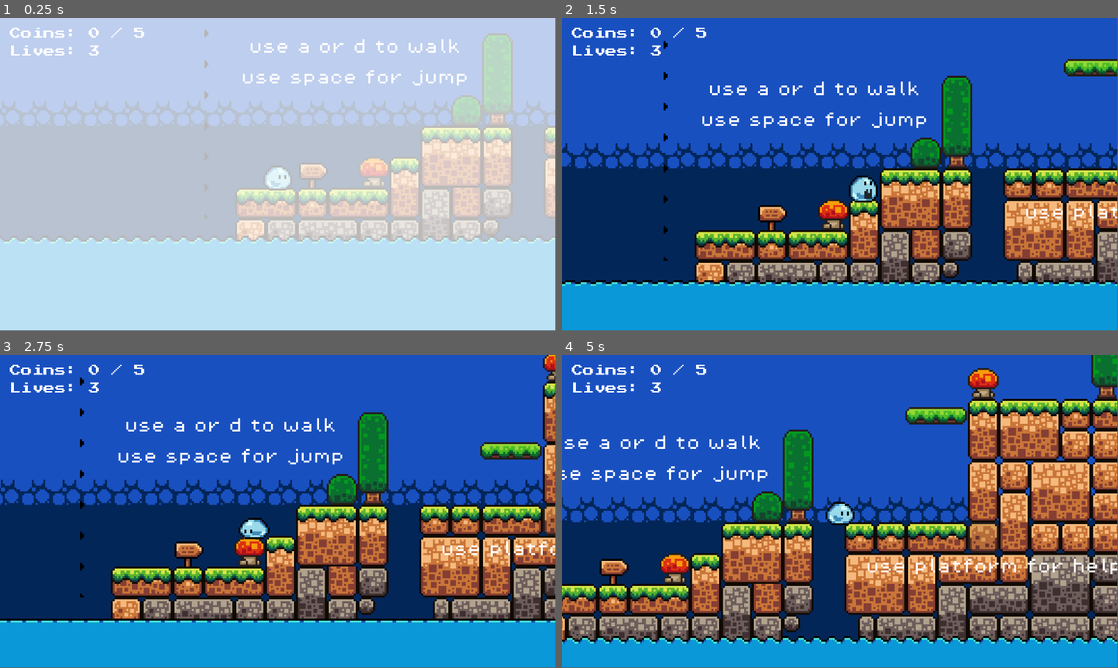
Above: before the commit, frames 1-4 (two rows, left to right).
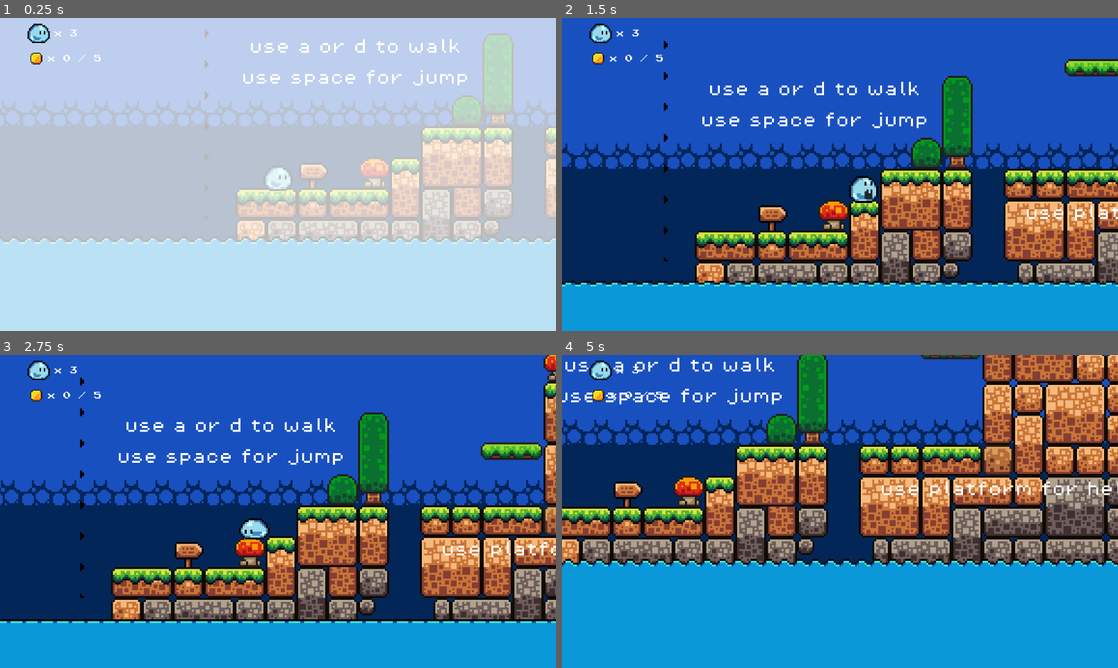
Above: after the commit, the same moments.

Repository: Hickham-Amwala/Game_Sui
Game: Godot game, scene res://scenes/stage1.tscn
The game is run twice, just before and just after one commit, with the same random seed, the same clock (stepped at 60 frames per second) and the same inputs.
Inputs (mouse positions are in pixels of both pictures, inside the frame that each line leads up to):
- Up to frame 1 (0.25 s): no input
- Up to frame 2 (1.5 s): hold D (move right) from 0.53 s (still down); tap K (attack) at 0.6, 1.35 s; tap Space (jump) at 0.77 s
- Up to frame 3 (2.75 s): tap Space (jump) at 1.52 s; release D (move right) at 2.03 s; hold A (move left) from 2.03 s (still down); tap K (attack) at 2.1 s
- Up to frame 4 (5 s): release A (move left) at 2.78 s; hold D (move right) 2.78-4.25 s; tap K (attack) at 2.85, 3.6 s; tap Space (jump) at 3.02, 3.77 s; tap Escape (ui_cancel) at 4.15 s; click (840, 505) at 4.25 s, where only the run after the commit has a clickable "Resume"
In our replay, the window is 799x449 before the commit and 800x450 after it. These sizes can differ from the game's own. Grey fills any space a smaller window leaves; there, only what the larger window draws over its background counts as a difference.

The runs differ from the first frame. In frame 1, 1.9% of the frame differs, in the area x 0-100%, y 1-72%; in frame 2, 9.1%; in frame 3, 9.6%; in frame 4, 74%, in the area x 0-100%, y 0-93%.

Commit message:
penambahan option dan pause menu

Diff:
--- a/sui/default_bus_layout.tres
+++ b/sui/default_bus_layout.tres
@@ -1,4 +1,7 @@
-[gd_resource type="AudioBusLayout" format=3 uid="uid://cn3jpoigflwvq"]
+[gd_resource type="AudioBusLayout" load_steps=2 format=3 uid="uid://cn3jpoigflwvq"]
+
+[sub_resource type="AudioEffectLowPassFilter" id="AudioEffectLowPassFilter_j3pel"]
+resource_name = "LowPassFilter"
 
 [resource]
 bus/1/name = &"Music"
@@ -7,6 +10,8 @@
 bus/1/bypass_fx = false
 bus/1/volume_db = -1.9147635
 bus/1/send = &"Master"
+bus/1/effect/0/effect = SubResource("AudioEffectLowPassFilter_j3pel")
+bus/1/effect/0/enabled = false
 bus/2/name = &"SFX"
 bus/2/solo = false
 bus/2/mute = false
--- a/sui/project.godot
+++ b/sui/project.godot
@@ -18,6 +18,12 @@
 [autoload]
 
 Global="*res://scripts/Global.gd"
+MusicController="*res://scenes/music_controller.tscn"
+
+[display]
+
+window/stretch/mode="viewport"
+window/stretch/scale_mode="integer"
 
 [input]
 
--- a/sui/scenes/fade_transition.tscn
+++ b/sui/scenes/fade_transition.tscn
@@ -58,6 +58,7 @@
 anchor_bottom = 1.0
 grow_horizontal = 2
 grow_vertical = 2
+mouse_filter = 2
 color = Color(0, 0, 0, 0)
 
 [node name="AnimationPlayer" type="AnimationPlayer" parent="."]
--- a/sui/scenes/main_menu.tscn
+++ b/sui/scenes/main_menu.tscn
@@ -6,7 +6,6 @@
 [ext_resource type="Texture2D" uid="uid://bt3bqfpfxiei8" path="res://asset/MainMenu/BtnArrowHover.png" id="4_8ln24"]
 [ext_resource type="FontFile" uid="uid://bkw1sndk0dkgc" path="res://asset/Fonts/PressStart2P-Regular.ttf" id="4_wu84c"]
 [ext_resource type="PackedScene" uid="uid://dry5hylvuosuf" path="res://scenes/fade_transition.tscn" id="6_rtw2f"]
-[ext_resource type="AudioStream" uid="uid://cg76jctuu0c4k" path="res://asset/Music/stage 2.mp3" id="7_oa1go"]
 
 [sub_resource type="StyleBoxTexture" id="StyleBoxTexture_ekxnf"]
 texture = ExtResource("1_ekxnf")
@@ -181,14 +180,7 @@
 [node name="FadeTransition" parent="." instance=ExtResource("6_rtw2f")]
 visible = false
 layout_mode = 1
-
-[node name="musik" type="AudioStreamPlayer2D" parent="."]
-unique_name_in_owner = true
-stream = ExtResource("7_oa1go")
-autoplay = true
-max_distance = 4096.0
-attenuation = 1e-05
-bus = &"Music"
+mouse_filter = 2
 
 [connection signal="pressed" from="HBoxContainer/LeftArrow" to="." method="_on_left_arrow_pressed"]
 [connection signal="pressed" from="HBoxContainer/ButtonContainer/Start" to="." method="_on_start_button_pressed"]
--- /dev/null
+++ b/sui/scenes/music_controller.tscn
@@ -0,0 +1,12 @@
+[gd_scene load_steps=3 format=3 uid="uid://dn037qwn8v5tr"]
+
+[ext_resource type="AudioStream" uid="uid://cg76jctuu0c4k" path="res://asset/Music/stage 2.mp3" id="1_86cwe"]
+[ext_resource type="Script" uid="uid://4xir3qftes3r" path="res://scripts/music_controller.gd" id="1_nuwea"]
+
+[node name="MusicController" type="Node"]
+script = ExtResource("1_nuwea")
+
+[node name="AudioStreamPlayer" type="AudioStreamPlayer" parent="."]
+stream = ExtResource("1_86cwe")
+autoplay = true
+bus = &"Music"
--- /dev/null
+++ b/sui/scenes/options_menu.tscn
@@ -0,0 +1,109 @@
+[gd_scene load_steps=7 format=3 uid="uid://dske11r146lvc"]
+
+[ext_resource type="Script" uid="uid://di482122m8r00" path="res://scripts/options_menu.gd" id="1_ijpji"]
+[ext_resource type="FontFile" uid="uid://bkw1sndk0dkgc" path="res://asset/Fonts/PressStart2P-Regular.ttf" id="1_liyum"]
+[ext_resource type="Texture2D" uid="uid://chknlv7ofgkvi" path="res://asset/MainMenu/Option_bg.png" id="2_lfjc7"]
+[ext_resource type="PackedScene" uid="uid://dry5hylvuosuf" path="res://scenes/fade_transition.tscn" id="4_lfjc7"]
+
+[sub_resource type="StyleBoxTexture" id="StyleBoxTexture_3xsyx"]
+texture = ExtResource("2_lfjc7")
+
+[sub_resource type="StyleBoxFlat" id="StyleBoxFlat_3xsyx"]
+bg_color = Color(0, 0, 0, 0.6431373)
+border_width_left = 5
+border_width_top = 5
+border_width_right = 5
+border_width_bottom = 5
+corner_radius_top_left = 5
+corner_radius_top_right = 5
+corner_radius_bottom_right = 5
+corner_radius_bottom_left = 5
+
+[node name="OptionsMenu" type="Control"]
+layout_mode = 3
+anchors_preset = 15
+anchor_right = 1.0
+anchor_bottom = 1.0
+grow_horizontal = 2
+grow_vertical = 2
+script = ExtResource("1_ijpji")
+
+[node name="Panel" type="Panel" parent="."]
+layout_mode = 1
+anchors_preset = 15
+anchor_right = 1.0
+anchor_bottom = 1.0
+grow_horizontal = 2
+grow_vertical = 2
+theme_override_styles/panel = SubResource("StyleBoxTexture_3xsyx")
+metadata/_edit_use_anchors_ = true
+
+[node name="Panel2" type="Panel" parent="."]
+layout_mode = 1
+anchors_preset = 8
+anchor_left = 0.5
+anchor_top = 0.5
+anchor_right = 0.5
+anchor_bottom = 0.5
+offset_left = -267.0
+offset_top = -170.5
+offset_right = 267.0
+offset_bottom = 170.5
+grow_horizontal = 2
+grow_vertical = 2
+theme_override_styles/panel = SubResource("StyleBoxFlat_3xsyx")
+
+[node name="VBoxContainer" type="VBoxContainer" parent="."]
+layout_mode = 1
+anchors_preset = 8
+anchor_left = 0.5
+anchor_top = 0.5
+anchor_right = 0.5
+anchor_bottom = 0.5
+offset_left = -192.0
+offset_top = -148.0
+offset_right = 192.0
+offset_bottom = 148.0
+grow_horizontal = 2
+grow_vertical = 2
+theme_override_constants/separation = 40
+alignment = 1
+
+[node name="Label" type="Label" parent="VBoxContainer"]
+layout_mode = 2
+theme_override_fonts/font = ExtResource("1_liyum")
+theme_override_font_sizes/font_size = 32
+text = "Music Volume"
+
+[node name="MusicSlider" type="HSlider" parent="VBoxContainer"]
+layout_mode = 2
+max_value = 1.0
+step = 0.05
+value = 1.0
+
+[node name="Label2" type="Label" parent="VBoxContainer"]
+layout_mode = 2
+theme_override_fonts/font = ExtResource("1_liyum")
+theme_override_font_sizes/font_size = 32
+text = "SFX Volume"
+
+[node name="SfxSlider" type="HSlider" parent="VBoxContainer"]
+layout_mode = 2
+max_value = 1.0
+step = 0.05
+value = 1.0
+
+[node name="BackButton" type="Button" parent="VBoxContainer"]
+layout_mode = 2
+theme_override_fonts/font = ExtResource("1_liyum")
+theme_override_font_sizes/font_size = 32
+text = "Back"
+
+[node name="FadeTransition" parent="." instance=ExtResource("4_lfjc7")]
+layout_mode = 1
+grow_horizontal = 1
+grow_vertical = 1
+
+[connection signal="value_changed" from="VBoxContainer/MusicSlider" to="." method="_on_music_slider_value_changed"]
+[connection signal="value_changed" from="VBoxContainer/SfxSlider" to="." method="_on_sfx_slider_value_changed"]
+[connection signal="pressed" from="VBoxContainer/BackButton" to="." method="_on_back_button_pressed"]
--- /dev/null
+++ b/sui/scenes/pause_menu.tscn
@@ -0,0 +1,65 @@
+[gd_scene load_steps=4 format=3 uid="uid://cn206hgrtfuh2"]
+
+[ext_resource type="Script" uid="uid://bdyt37433scc" path="res://scripts/pause_menu.gd" id="1_myx47"]
+[ext_resource type="FontFile" uid="uid://bkw1sndk0dkgc" path="res://asset/Fonts/PressStart2P-Regular.ttf" id="1_n87rw"]
+[ext_resource type="PackedScene" uid="uid://dske11r146lvc" path="res://scenes/options_menu.tscn" id="3_kukqi"]
+
+[node name="PauseMenu" type="CanvasLayer"]
+process_mode = 3
+script = ExtResource("1_myx47")
+
+[node name="ColorRect" type="ColorRect" parent="."]
+anchors_preset = 15
+anchor_right = 1.0
+anchor_bottom = 1.0
+offset_left = 307.0
+offset_top = 166.0
+offset_right = -307.0
+offset_bottom = -166.0
+grow_horizontal = 2
+grow_vertical = 2
+size_flags_horizontal = 3
+size_flags_vertical = 3
+color = Color(0, 0, 0, 0.5019608)
+
+[node name="CenterContainer" type="CenterContainer" parent="."]
+anchors_preset = 15
+anchor_right = 1.0
+anchor_bottom = 1.0
+grow_horizontal = 2
+grow_vertical = 2
+
+[node name="VBoxContainer" type="VBoxContainer" parent="CenterContainer"]
+layout_mode = 2
+
+[node name="Label" type="Label" parent="CenterContainer/VBoxContainer"]
+layout_mode = 2
+theme_override_fonts/font = ExtResource("1_n87rw")
+theme_override_font_sizes/font_size = 64
+text = "Paused"
+horizontal_alignment = 1
+
+[node name="ResumeButton" type="Button" parent="CenterContainer/VBoxContainer"]
+layout_mode = 2
+theme_override_fonts/font = ExtResource("1_n87rw")
+theme_override_font_sizes/font_size = 32
+text = "Resume"
+
+[node name="OptionButton" type="Button" parent="CenterContainer/VBoxContainer"]
+layout_mode = 2
+theme_override_fonts/font = ExtResource("1_n87rw")
+theme_override_font_sizes/font_size = 32
+text = "Option"
+
+[node name="QuitButton" type="Button" parent="CenterContainer/VBoxContainer"]
+layout_mode = 2
+theme_override_fonts/font = ExtResource("1_n87rw")
+theme_override_font_sizes/font_size = 32
+text = "Quit to Menu"
+
+[node name="OptionsMenu" parent="." instance=ExtResource("3_kukqi")]
+visible = false
+
+[connection signal="pressed" from="CenterContainer/VBoxContainer/ResumeButton" to="." method="_on_resume_button_pressed"]
+[connection signal="pressed" from="CenterContainer/VBoxContainer/OptionButton" to="." method="_on_option_button_pressed"]
+[connection signal="pressed" from="CenterContainer/VBoxContainer/QuitButton" to="." method="_on_quit_button_pressed"]
--- a/sui/scenes/player.tscn
+++ b/sui/scenes/player.tscn
@@ -25,7 +25,9 @@
 [ext_resource type="Texture2D" uid="uid://bolwfdtaexsa7" path="res://asset/Sprites/Player/Slime/Walk (jump)/Mini (5).png" id="23_cs1tg"]
 [ext_resource type="AudioStream" uid="uid://3v0p2dro3mnw" path="res://asset/Sounds/jump.mp3" id="24_l71n6"]
 [ext_resource type="AudioStream" uid="uid://cs4d00n5l5f3e" path="res://asset/Sounds/hurt.wav" id="25_ke2ow"]
+[ext_resource type="Texture2D" uid="uid://1y1esbs4502c" path="res://asset/Sprites/Terrain/objects_/coin_aja.png" id="26_31cv2"]
 [ext_resource type="FontFile" uid="uid://bkw1sndk0dkgc" path="res://asset/Fonts/PressStart2P-Regular.ttf" id="26_ujl30"]
+[ext_resource type="PackedScene" uid="uid://cn206hgrtfuh2" path="res://scenes/pause_menu.tscn" id="28_pf23h"]
 
 [sub_resource type="SpriteFrames" id="SpriteFrames_tuyoq"]
 animations = [{
@@ -128,13 +130,9 @@
 radius = 8.0
 height = 28.0
 
-[sub_resource type="LabelSettings" id="LabelSettings_31cv2"]
-font = ExtResource("26_ujl30")
-font_size = 32
-
 [sub_resource type="LabelSettings" id="LabelSettings_pf23h"]
-font = ExtResource("26_ujl30")
-font_size = 32
+
+[sub_resource type="LabelSettings" id="LabelSettings_dt7fs"]
 
 [node name="Player" type="CharacterBody2D" groups=["player"]]
 z_index = 5
@@ -178,25 +176,47 @@
 [node name="CanvasLayer" type="CanvasLayer" parent="."]
 layer = 10
 
-[node name="CoinLabel" type="Label" parent="CanvasLayer"]
-offset_left = 20.0
-offset_top = 20.0
-offset_right = 372.0
+[node name="CoinContainer" type="HBoxContainer" parent="CanvasLayer"]
+offset_left = 12.0
+offset_top = 64.0
+offset_right = 254.0
+offset_bottom = 104.0
+alignment = 1
+
+[node name="TextureRect" type="TextureRect" parent="CanvasLayer/CoinContainer"]
+layout_mode = 2
+texture = ExtResource("26_31cv2")
+expand_mode = 2
+
+[node name="CoinLabel" type="Label" parent="CanvasLayer/CoinContainer"]
+layout_mode = 2
+theme_override_fonts/font = ExtResource("26_ujl30")
+theme_override_font_sizes/font_size = 32
+text = "0"
+label_settings = SubResource("LabelSettings_pf23h")
+
+[node name="LifeContainer" type="HBoxContainer" parent="CanvasLayer"]
+offset_left = -12.0
+offset_top = 12.0
+offset_right = 230.0
 offset_bottom = 52.0
-scale = Vector2(0.73391426, 0.73391426)
-text = "Coins: 0/10"
-label_settings = SubResource("LabelSettings_31cv2")
-metadata/_edit_use_anchors_ = true
-
-[node name="LifeLabel" type="Label" parent="CanvasLayer"]
-offset_left = 20.000061
-offset_top = 57.0
-offset_right = 276.0001
-offset_bottom = 102.0
-scale = Vector2(0.73391426, 0.73391426)
-text = "Lives: 3"
-label_settings = SubResource("LabelSettings_pf23h")
-metadata/_edit_use_anchors_ = true
+theme_override_constants/separation = 10
+alignment = 1
+
+[node name="TextureRect" type="TextureRect" parent="CanvasLayer/LifeContainer"]
+layout_mode = 2
+texture = ExtResource("1_g2els")
+expand_mode = 3
+stretch_mode = 6
+
+[node name="LifeLabel" type="Label" parent="CanvasLayer/LifeContainer"]
+layout_mode = 2
+theme_override_fonts/font = ExtResource("26_ujl30")
+theme_override_font_sizes/font_size = 32
+text = "0"
+label_settings = SubResource("LabelSettings_dt7fs")
+
+[node name="PauseMenu" parent="." instance=ExtResource("28_pf23h")]
 
 [connection signal="animation_finished" from="AnimatedSprite2D" to="." method="_on_animated_sprite_animation_finished"]
 [connection signal="body_entered" from="Hitbox" to="." method="_on_hitbox_body_entered"]
--- a/sui/scenes/stage1.tscn
+++ b/sui/scenes/stage1.tscn
@@ -1462,6 +1462,7 @@
 vertical_alignment = 1
 
 [node name="Label5" type="Label" parent="Labels"]
+visible = false
 offset_left = 2157.0
 offset_top = -222.0
 offset_right = 2345.0
@@ -1603,6 +1604,7 @@
 offset_bottom = 277.0
 
 [node name="music1" type="AudioStreamPlayer2D" parent="."]
+process_mode = 3
 stream = ExtResource("15_003fr")
 volume_db = -80.0
 autoplay = true
--- a/sui/scenes/stage2.tscn
+++ b/sui/scenes/stage2.tscn
@@ -732,6 +732,7 @@
 script = ExtResource("2_gm_script")
 
 [node name="ScoreLabel" type="Label" parent="GameManager"]
+visible = false
 offset_left = 5.0
 offset_top = 5.0
 offset_right = 104.0
--- a/sui/scripts/main_menu.gd
+++ b/sui/scripts/main_menu.gd
@@ -1,26 +1,32 @@
 extends Control
 
-# --- Referensi Node (Lebih Rapi) ---
-# Menggunakan @export untuk array, sisanya @onready
+# --- Referensi Node ---
+# Pastikan di Inspector kamu sudah memasukkan tombol-tombol ke dalam Array ini
 @export var menu_buttons: Array[Button]
-@onready var musik: AudioStreamPlayer2D = %musik
+
+# Pastikan jalur ini benar sesuai Scene Tree kamu
 @onready var fade_transition: Control = $FadeTransition
 @onready var animation_player: AnimationPlayer = $FadeTransition/AnimationPlayer
 
 # --- Variabel State ---
 var current_index: int = 0
-var button_type: String = "" # Tipe tombol yang ditekan
+var button_type: String = "" # Menyimpan tombol apa yang ditekan
+
+func _ready():
+	# 1. Setup Awal
+	update_button_visibility()
+	MusicController.play_music() # Pastikan musik nyala
+
+	# 2. Hubungkan Sinyal Animasi (Cukup sekali saja)
+	if not animation_player.animation_finished.is_connected(_on_animation_finished):
+		animation_player.animation_finished.connect(_on_animation_finished)
+
+	# 3. Mainkan Transisi Masuk (Layar Hitam -> Bening)
+	fade_transition.show()
+	animation_player.play_backwards("Fade_In")
 
 
-func _ready():
-	update_button_visibility()
-
-	# PENTING: Kita hubungkan sinyal 'animation_finished' dari AnimationPlayer
-	# ke fungsi kita. Ini menggantikan logika Timer Anda yang lama.
-	animation_player.animation_finished.connect(_on_animation_finished)
-
-# --- Logika Tampilan Tombol ---
-# Fungsi ini sudah bagus, tidak perlu diubah
+# --- Logika Tampilan Tombol (Carousel) ---
 func update_button_visibility():
 	for i in range(menu_buttons.size()):
 		if i == current_index:
@@ -28,69 +34,56 @@
 		else:
 			menu_buttons[i].hide()
 
-# --- Logika Carousel (Dirapikan) ---
-# Menggunakan modulo (%) agar lebih ringkas dan elegan
 func _on_right_arrow_pressed():
 	current_index = (current_index + 1) % menu_buttons.size()
 	update_button_visibility()
 
 func _on_left_arrow_pressed():
-	# Modulo untuk angka negatif perlu trik kecil ini agar aman
+	# Rumus modulo untuk mundur (handling angka negatif)
 	current_index = (current_index - 1 + menu_buttons.size()) % menu_buttons.size()
 	update_button_visibility()
 
 
-# --- Logika Tombol Aksi (Dirapikan) ---
+# --- Logika Tombol Aksi ---
 
-# Fungsi terpusat untuk memulai transisi
+# Fungsi pusat untuk memulai transisi keluar
 func _start_transition(type: String):
-	# Hanya jalankan jika kita tidak sedang dalam transisi
-	if not button_type == "":
+	# Cegah tombol ditekan dua kali saat transisi sedang berjalan
+	if button_type != "":
 		return
 
 	button_type = type
 
-	# 1. Mulai fade out musik DULU (seperti obrolan kita)
-	var tween = create_tween()
-	tween.tween_property(musik, "volume_db", -80.0, 1.0) # Fade out selama 1 detik
-	tween.finished.connect(_on_music_fade_out_finished)
+	# Mulai animasi menghitam (Fade Out Visual)
+	fade_transition.show()
+	animation_player.play("Fade_In")
 
 func _on_start_button_pressed():
 	_start_transition("start")
 
 func _on_option_button_pressed():
+	# HAPUS baris change_scene di sini agar animasi sempat jalan!
 	_start_transition("option")
 
 func _on_credit_button_pressed():
-	_start_transition("credit")
+	# Jika belum ada scene credit, biarkan kosong atau print dulu
+	print("Credit ditekan")
+	# _start_transition("credit")
 
 func _on_quit_button_pressed():
-	# Di sini juga bisa ditambahkan fade out musik/visual jika mau
 	get_tree().quit()
 
 
-# --- Logika Transisi Scene (Dirapikan) ---
-
-# Fungsi ini berjalan SETELAH musik selesai fade out
-func _on_music_fade_out_finished():
-	# 2. SETELAH musik senyap, BARU mainkan animasi fade visual
-	fade_transition.show()
-	animation_player.play("Fade_In")
-
-# Fungsi ini berjalan SETELAH animasi visual "Fade_In" selesai
-# (Terkoneksi di func _ready())
+# --- Logika Setelah Animasi Selesai ---
+# Fungsi ini otomatis dipanggil saat AnimationPlayer selesai main
 func _on_animation_finished(anim_name):
-	# Pastikan ini adalah animasi yang benar-benar kita tunggu
 	if anim_name == "Fade_In":
-
-		# 3. SETELAH layar hitam, BARU ganti scene
+		# Cek tombol apa yang tadi ditekan, lalu pindah scene
 		if button_type == "start":
 			get_tree().change_scene_to_file("res://scenes/stage1.tscn")
+
 		elif button_type == "option":
-			prints("option opened")
-			# TODO: Mungkin ganti ke scene "options" di sini?
-			# get_tree().change_scene_to_file("res://scenes/options_menu.tscn")
+			get_tree().change_scene_to_file("res://scenes/options_menu.tscn")
 
-			# Untuk saat ini, kita sembunyikan lagi fade-nya agar tidak "stuck"
-			animation_player.play_backwards("Fade_In")
-			button_type = ""
+		# Reset button_type (opsional, untuk keamanan)
+		# button_type = ""
--- /dev/null
+++ b/sui/scripts/music_controller.gd
@@ -0,0 +1,17 @@
+extends Node
+
+@onready var music_player = $AudioStreamPlayer
+
+
+func play_music():
+	# INI KUNCINYA:
+	# Cek dulu, apakah musik sudah main?
+	if music_player.playing:
+		# Kalau sudah main, biarkan saja (jangan restart)
+		return
+
+	# Kalau belum main (mati), baru nyalakan
+	music_player.play()
+
+func stop_music():
+	music_player.stop()
--- /dev/null
+++ b/sui/scripts/options_menu.gd
@@ -0,0 +1,60 @@
+extends Control
+
+signal back_pressed
+var is_in_main_menu: bool = true
+# Referensi Node Slider
+@onready var music_slider = $VBoxContainer/MusicSlider
+@onready var sfx_slider = $VBoxContainer/SfxSlider
+@onready var animation_player = $FadeTransition/AnimationPlayer
+@onready var panel: Panel = $Panel
+
+
+# Ambil Index (Nomor Urut) dari Audio Bus
+# Pastikan nama string "Music" dan "SFX" sama persis dengan di panel Audio bawah!
+var music_bus_index
+var sfx_bus_index
+
+func _ready():
+	animation_player.play_backwards("Fade_In")
+	# 1. Cari tahu nomor urut bus-nya
+	music_bus_index = AudioServer.get_bus_index("Music")
+	sfx_bus_index = AudioServer.get_bus_index("SFX")
+
+	# 2. Set posisi slider sesuai volume saat ini (agar tidak reset saat menu dibuka)
+	# Kita ubah dari dB kembali ke Linear agar slider mengerti
+	music_slider.value = db_to_linear(AudioServer.get_bus_volume_db(music_bus_index))
+	sfx_slider.value = db_to_linear(AudioServer.get_bus_volume_db(sfx_bus_index))
+
+func enable_ingame_mode():
+	is_in_main_menu = false
+	if panel :
+		panel.visible = false
+
+# --- HUBUNGKAN SINYAL VALUE_CHANGED DARI SLIDER KE SINI ---
+func _on_music_slider_value_changed(value):
+	# Ubah volume Bus Music
+	# linear_to_db mengubah angka 0-1 menjadi -80dB sampai 0dB
+	AudioServer.set_bus_volume_db(music_bus_index, linear_to_db(value))
+
+func _on_sfx_slider_value_changed(value):
+	# Ubah volume Bus SFX
+	AudioServer.set_bus_volume_db(sfx_bus_index, linear_to_db(value))
+
+func _on_back_button_pressed():
+	back_pressed.emit()
+
+	if is_in_main_menu:
+		# --- PERBAIKAN ---
+		# Paksa transisi muncul dan taruh di paling depan layar
+		if $FadeTransition:
+			$FadeTransition.show()
+			$FadeTransition.move_to_front() # Trik coding untuk menaruh node di urutan paling bawah/depan
+
+		# Mainkan animasi
+		animation_player.play("Fade_In")
+		await animation_player.animation_finished
+
+		# Pindah Scene
+		get_tree().change_scene_to_file("res://scenes/main_menu.tscn")
+	else:
+		visible = false
--- /dev/null
+++ b/sui/scripts/pause_menu.gd
@@ -0,0 +1,54 @@
+extends CanvasLayer
+
+@onready var menu_container = $CenterContainer
+@onready var options_menu = $OptionsMenu
+
+func _ready():
+	visible = false
+	options_menu.visible = false
+	if options_menu:
+		options_menu.enable_ingame_mode()
+		options_menu.back_pressed.connect(_on_options_back)
+
+# --- FUNGSI BARU UNTUK MENGATUR EFEK ---
+func toggle_muffle(is_muffled: bool):
+	var music_bus_idx = AudioServer.get_bus_index("Music")
+	# Angka 0 adalah index efek LowPassFilter Anda di tab Audio
+	AudioServer.set_bus_effect_enabled(music_bus_idx, 0, is_muffled)
+# ---------------------------------------
+
+func _unhandled_input(event):
+	if event.is_action_pressed("ui_cancel"):
+		if options_menu.visible:
+			_on_options_back()
+		else:
+			# Toggle Pause
+			toggle_pause_state()
+
+# Fungsi biar rapi, dipanggil oleh ESC dan Tombol Resume
+func toggle_pause_state():
+	visible = !visible
+	get_tree().paused = visible
+
+	# Panggil fungsi efek kita
+	toggle_muffle(visible)
+
+# --- FUNGSI TOMBOL ---
+
+func _on_resume_button_pressed():
+	# Jangan cuma visible = false, tapi panggil fungsi toggle biar efeknya juga mati!
+	toggle_pause_state()
+
+func _on_option_button_pressed():
+	menu_container.visible = false
+	options_menu.visible = true
+
+func _on_quit_button_pressed():
+	get_tree().paused = false
+	toggle_muffle(false) # Pastikan efek mati sebelum keluar ke menu!
+	MusicController.play_music()
+	get_tree().change_scene_to_file("res://scenes/main_menu.tscn")
+
+func _on_options_back():
+	options_menu.visible = false
+	menu_container.visible = true
--- a/sui/scripts/player.gd
+++ b/sui/scripts/player.gd
@@ -18,8 +18,8 @@
 @onready var hitbox_collision: CollisionShape2D = $Hitbox/CollisionShape2D
 
 # --- REFERENSI UI (PLAN B) ---
-@onready var coin_label: Label = $CanvasLayer/CoinLabel
-@onready var life_label: Label = $CanvasLayer/LifeLabel
+@onready var coin_label: Label = $CanvasLayer/CoinContainer/CoinLabel
+@onready var life_label: Label = $CanvasLayer/LifeContainer/LifeLabel
 # Ambil referensi GameManager (Pastikan GameManager punya Unique Name %GameManager)
 @onready var game_manager = %GameManager
 
@@ -80,11 +80,13 @@
 func update_ui():
 	# Update Text Nyawa (Ambil dari Script Global)
 	if life_label:
-		life_label.text = "Lives: " + str(Global.lives)
+		# Kita ganti "Lives: " menjadi "x " karena sudah ada icon muka slime
+		life_label.text = "x " + str(Global.lives)
 
-	# Update Text Koin (Ambil dari GameManager)
+	# Update Text Koin
 	if coin_label and game_manager:
-		coin_label.text = "Coins: " + str(game_manager.score) + " / " + str(game_manager.total_coins)
+		# Kita ganti "Coins: " menjadi "x " karena sudah ada icon koin
+		coin_label.text = "x " + str(game_manager.score) + " / " + str(game_manager.total_coins)
 
 
 # --- FUNGSI SERANGAN ---
--- a/sui/scripts/stage_1.gd
+++ b/sui/scripts/stage_1.gd
@@ -6,6 +6,7 @@
 
 func _ready() -> void:
 	$FadeTransition/AnimationPlayer.play("Fade_Out")
+	MusicController.stop_music()
 	player.player_died.connect(_on_player_died)
 	var tween = create_tween()
 	tween.tween_property(music_1, "volume_db", 0.0, 2.0)
Binary file added: sui/asset/MainMenu/Option_bg.png
Not shown, added: sui/asset/MainMenu/Option_bg.png.import
Binary file added: sui/asset/Sprites/Terrain/objects_/coin_aja.png
Not shown, added: sui/asset/Sprites/Terrain/objects_/coin_aja.png.import
Not shown: 1 places in sui/scenes/main_menu.tscn that only renumber resources
Not shown: 1 places in sui/scenes/player.tscn that only renumber resources
Not shown, added: sui/scripts/music_controller.gd.uid
Not shown, added: sui/scripts/options_menu.gd.uid
Not shown, added: sui/scripts/pause_menu.gd.uid
